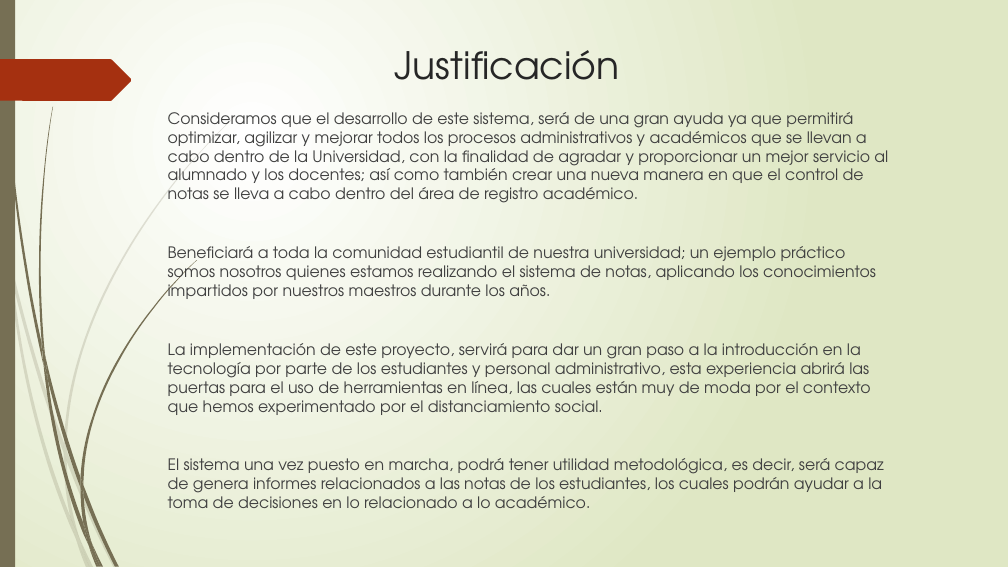
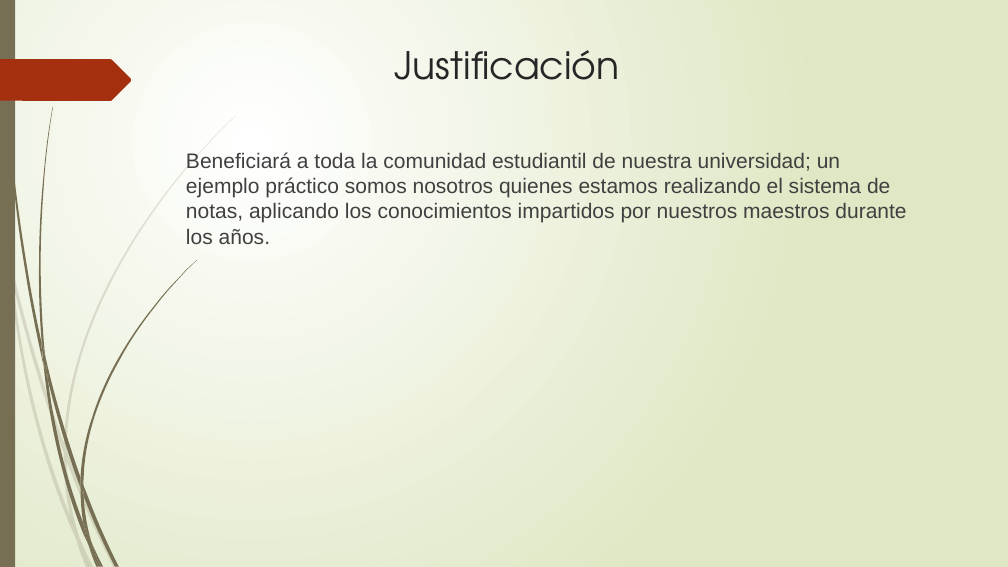
Before and after one commit to francha23/sistema-de-notas, a slide deck: slide 4 of Presentacion/El principio de la sabiduría es el temor.pptx. Drawn at 1008x567 pixels with LibreOffice and Linux fonts; fonts in the diff are those of the drawing. Boxes give left, top, right and bottom in pixels: in the first picture for what was removed or moved away, otherwise in the second. Text is boxed around its words. In the diff, an @@ line names an element or a change of style, - is before the commit and + after.

```diff
--- a/Presentacion/El principio de la sabiduría es el temor.pptx
+++ b/Presentacion/El principio de la sabiduría es el temor.pptx
@@ text at box(168, 112, 888, 203): paragraph removed @@
-Consideramos que el desarrollo de este sistema, será de una gran ayuda ya que permitirá optimizar, agilizar y mejorar todos los procesos administrativos y académicos que se llevan a cabo dentro de la Universidad, con la finalidad de agradar y proporcionar un mejor servicio al alumnado y los docentes; así como también crear una nueva manera en que el control de notas se lleva a cabo dentro del área de registro académico.
@@ text "Beneficiará a toda la comunidad ...": place and size @@
-text "Beneficiará a toda la comunidad ..." at box(168, 112, 888, 498)
+text "Beneficiará a toda la comunidad ..." at box(186, 152, 906, 244)
@@ text "Beneficiará a toda la comunidad ..." at box(186, 152, 906, 244): size 15 to 20 pt, font TeX Gyre Adventor to Arial @@
@@ text at box(168, 343, 884, 498): paragraphs removed @@
-La implementación de este proyecto, servirá para dar un gran paso a la introducción en la tecnología por parte de los estudiantes y personal administrativo, esta experiencia abrirá las puertas para el uso de herramientas en línea, las cuales están muy de moda por el contexto que hemos experimentado por el distanciamiento social.
-El sistema una vez puesto en marcha, podrá tener utilidad metodológica, es decir, será capaz de genera informes relacionados a las notas de los estudiantes, los cuales podrán ayudar a la toma de decisiones en lo relacionado a lo académico.
```
Also in this commit, not shown: 3 other slides changed, 5 slides added, 18 slides removed.
